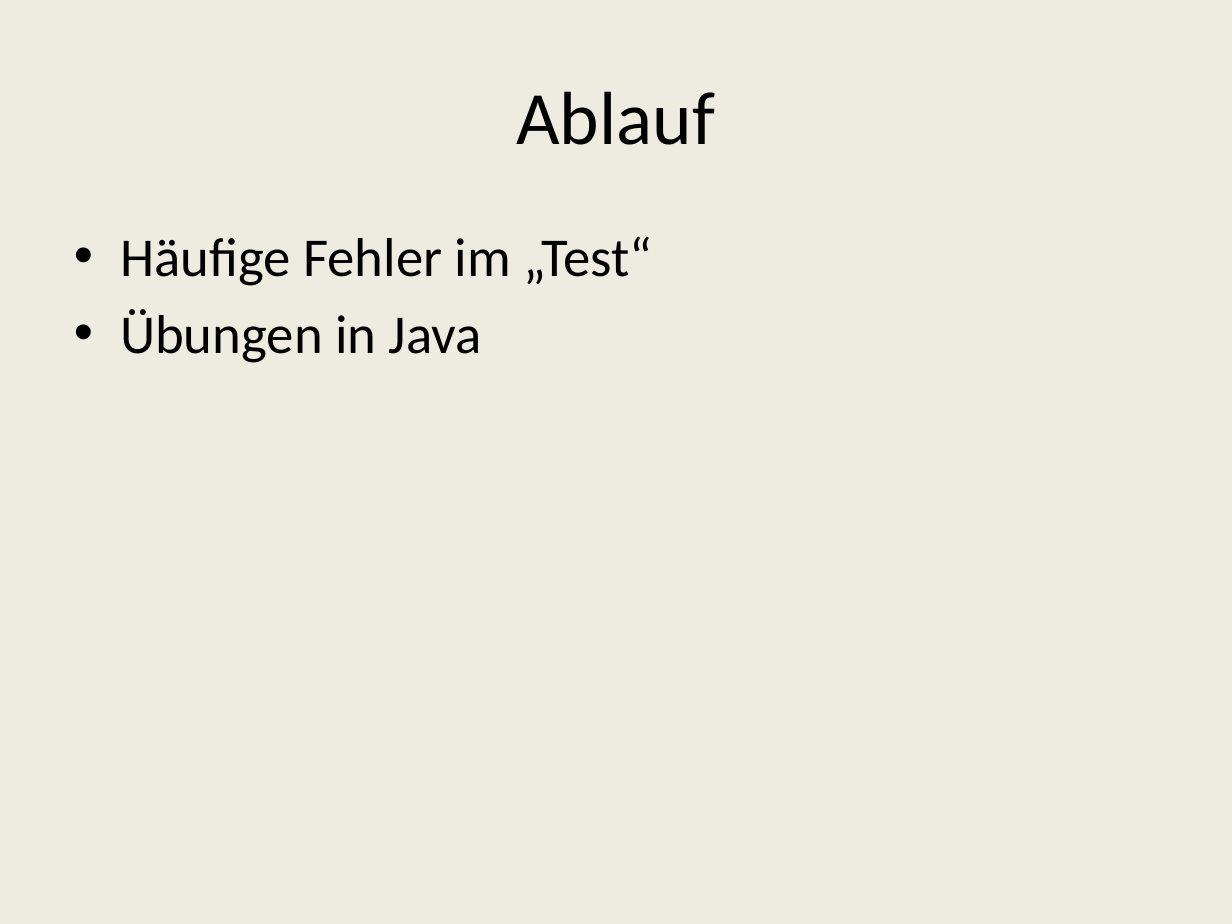
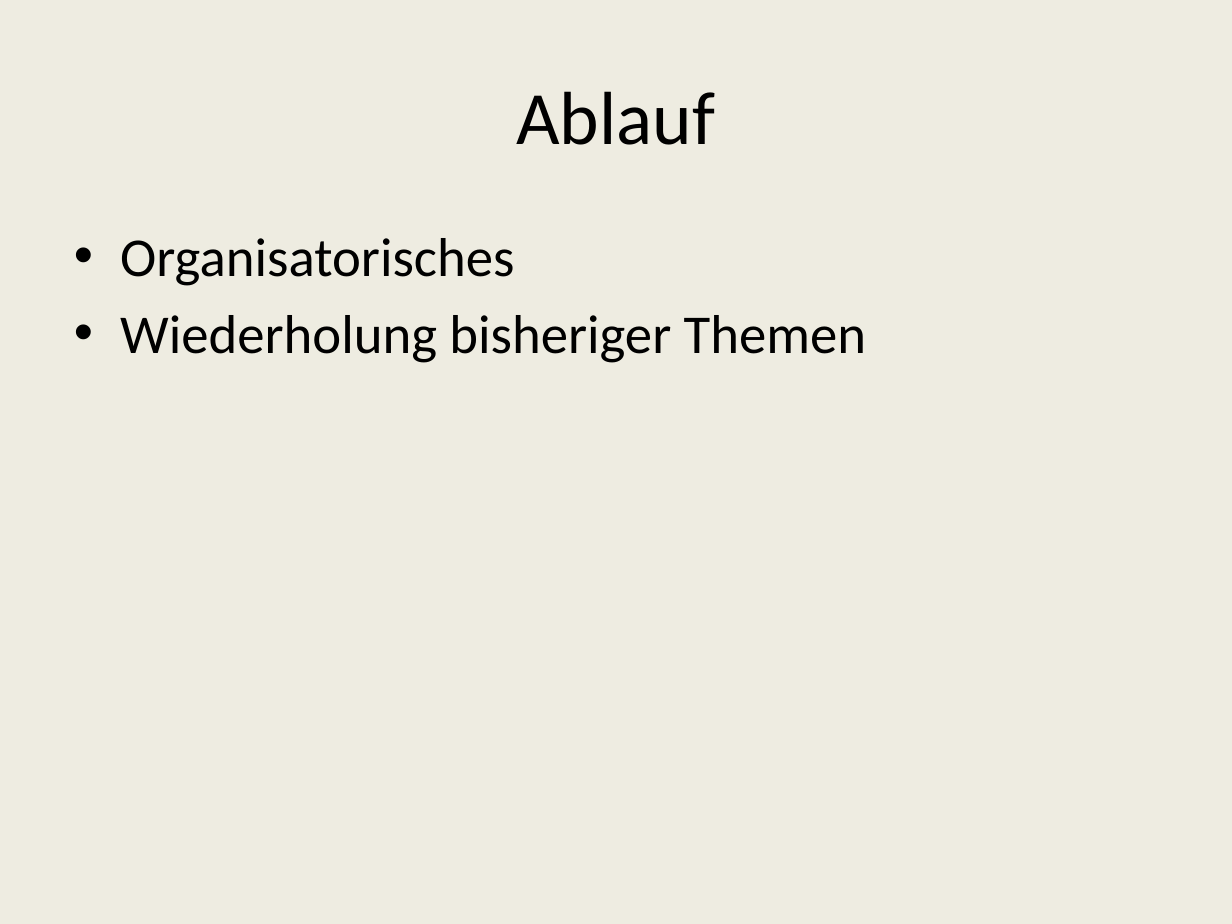
Before and after one commit to Rokurou-lmb/Tutoriumsaufgaben, a slide deck: slide 2 of TutoriumsAufgaben/doc/termin06/PR1 Tutorium.pptx. Drawn at 1232x924 pixels with LibreOffice and Linux fonts; fonts in the diff are those of the drawing. Boxes give left, top, right and bottom in pixels: in the first picture for what was removed or moved away, otherwise in the second. Text is boxed around its words. In the diff, an @@ line names an element or a change of style, - is before the commit and + after.

```diff
--- a/TutoriumsAufgaben/doc/termin06/PR1 Tutorium.pptx
+++ b/TutoriumsAufgaben/doc/termin06/PR1 Tutorium.pptx
@@ text at [120, 238, 866, 363]: text changed @@
-• Häufige Fehler im „Test“
-• Übungen in Java
+• Organisatorisches
+• Wiederholung bisheriger Themen
```
Also in this commit, not shown: 4 slides added, 8 slides removed, 6 other files.
